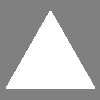
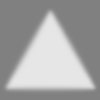
Layers edited between the first and the second 100 × 100 image:
"Layer 1": opacity 100% → 80%, painted on it over [3, 8, 98, 94]
